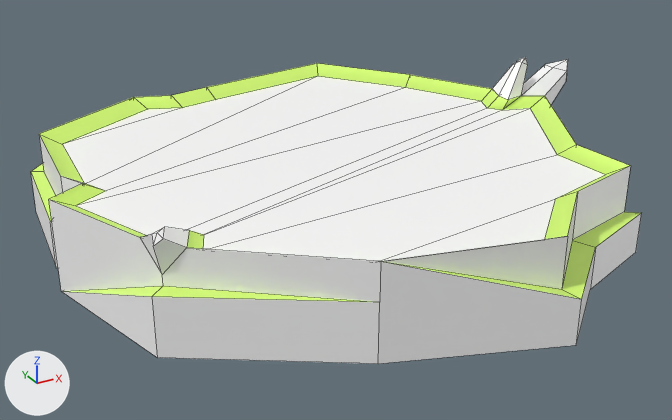
The FBX model LeyuGame/Assets/Models/Props/Level_Architectuur/Platforms/GROUND_Round_Platform/Met Ridges/MOD_Platform_LaagV2.fbx: old version first, new version second.
Rendered twice from a 50 mm lens placed at (-0.0532, -0.0912, 0.0476), pointed at (-0.0035, -0.0008, 0.0024). Lighting does not change. The marker at lower left points along +X, +Y and +Z. Mesh edges are drawn as thin lines. Where no turn or scale is listed for an object, it has been applied to the vertices.

Objects in the first picture: 'MOD_Platform_Laag'.
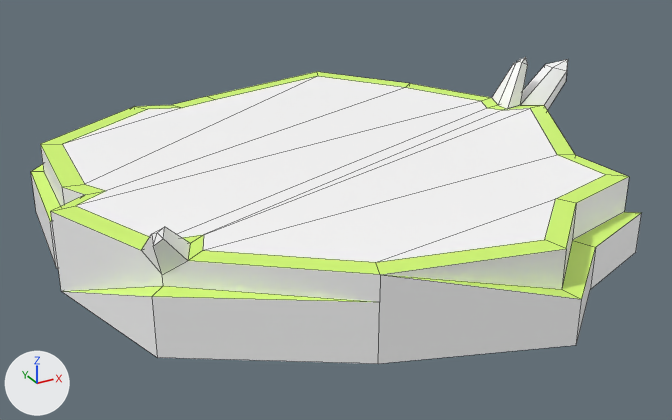
What the commit changed:
me_mesh has 106 vertices, 112 faces and spans x -0.0367..0.0367, y -0.0352..0.0352, z 0.0..0.0158.
me_mesh is used by ob_mod_platform_laag; location (0.0, 0.0, 0.0).
me_mesh part 1: all 23 vertices in x -0.0367..0.0314, y -0.0329..0.0337, z 0.0106 are moved by (0.0, 0.0, -0.0013).
me_mesh part 2: edges marked sharp go from 167 to 147.

Changed parts and their boxes (x1, y1, x2, y2) in the pictures (672 x 420 px; the box of a moved part takes in the faces that stretch with it):
'MOD_Platform_Laag', reshaped, shading changed
    both: (31, 57, 641, 364)
part 1 of me_mesh, moved or reshaped
    before: (31, 61, 631, 364)
    after: (31, 61, 629, 364)
part 2 of me_mesh, shading changed
    both: (31, 57, 641, 364)
